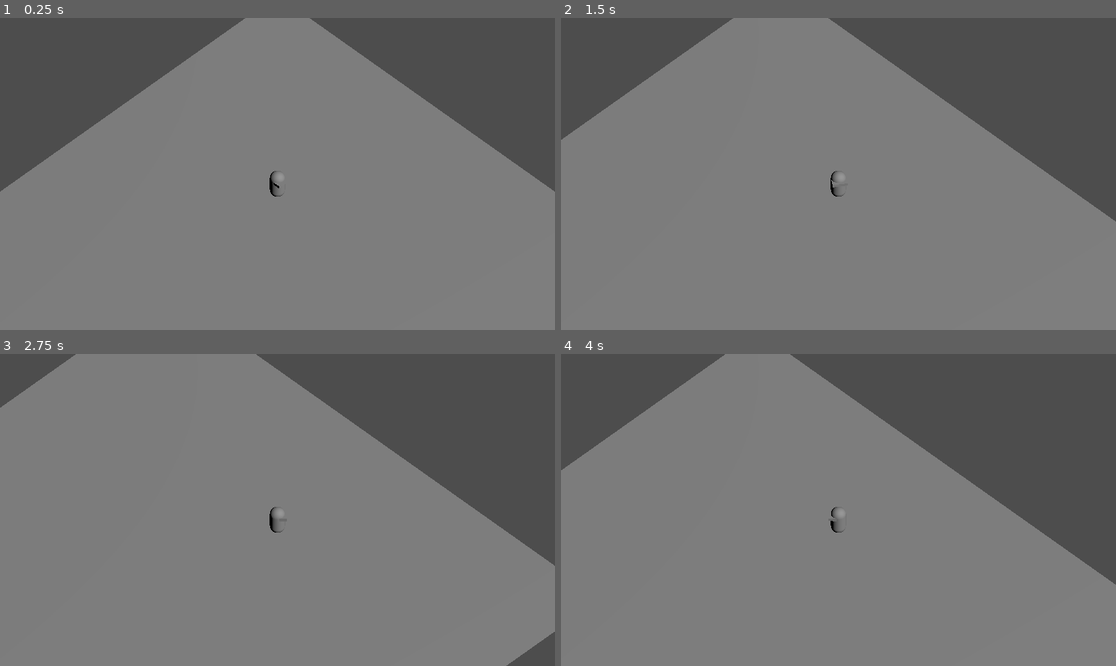
Above: before the commit, frames 1-4 (two rows, left to right).
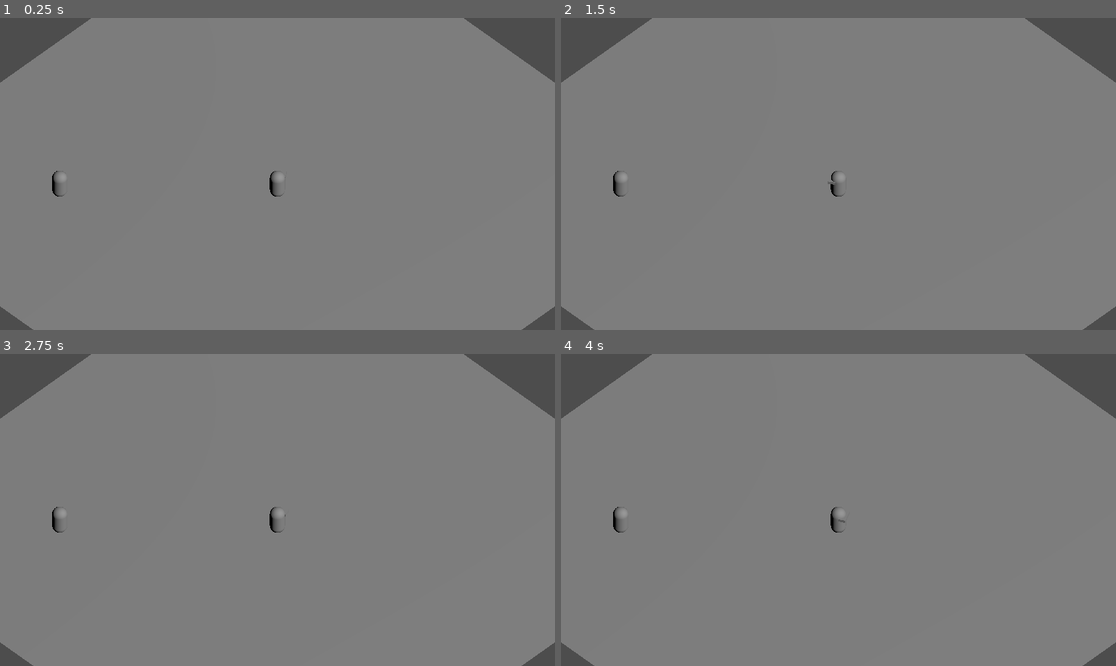
Above: after the commit, the same moments.

Repository: stvnchng/LD58
Game: Godot game, scene res://Game.tscn
Same seed, same stepped clock (60 frames per second), same inputs: the game is played once before the commit and once after it.
Inputs (mouse positions are in pixels of both pictures, inside the frame that each line leads up to):
- Up to frame 1 (0.25 s): no input
- Up to frame 2 (1.5 s): tap Enter at 0.5 s; move the mouse to (960, 158) at 0.52 s; hold Right (ui_right) 0.53-1.28 s; move the mouse to (727, 189) at 1.27 s; hold Down (ui_down) from 1.28 s (still down)
- Up to frame 3 (2.75 s): move the mouse to (333, 441) at 2.02 s; release Down (ui_down) at 2.03 s; hold Right (ui_right) from 2.03 s (still down)
- Up to frame 4 (4 s): move the mouse to (810, 572) at 2.77 s; release Right (ui_right) at 2.78 s; hold Up (ui_up) 2.78-3.53 s; move the mouse to (1005, 556) at 3.52 s; hold Left (ui_left) from 3.53 s (still down)

The runs differ from the first frame. In frame 1, 22% of the frame differs, in the area x 0-100%, y 0-100%; in frame 2, 20%; in frame 3, 18%; in frame 4, 24%.

Commit message:
fixed ground and added a broken enemy

Diff:
--- a/Game.tscn
+++ b/Game.tscn
@@ -1,50 +1,36 @@
-[gd_scene load_steps=7 format=3 uid="uid://cklphenhukdfx"]
+[gd_scene load_steps=6 format=3 uid="uid://cklphenhukdfx"]
 
-[ext_resource type="Script" uid="uid://cevkiaea4t2gp" path="res://PlayerController.gd" id="1_wbfu4"]
+[ext_resource type="PackedScene" uid="uid://ckudr8chj1kgo" path="res://player.tscn" id="1_wbfu4"]
+[ext_resource type="PackedScene" uid="uid://c8f2x3y4z5a6b" path="res://enemies/enemy.tscn" id="2_enemy"]
 
-[sub_resource type="CapsuleShape3D" id="CapsuleShape3D_6ubv3"]
+[sub_resource type="PlaneMesh" id="PlaneMesh_wbfu4"]
 
-[sub_resource type="CapsuleMesh" id="CapsuleMesh_wbfu4"]
+[sub_resource type="WorldBoundaryShape3D" id="WorldBoundaryShape3D_xkndl"]
 
-[sub_resource type="BoxMesh" id="BoxMesh_wbfu4"]
-
-[sub_resource type="PlaneMesh" id="PlaneMesh_xkndl"]
-
-[sub_resource type="BoxShape3D" id="BoxShape3D_wbfu4"]
+[sub_resource type="NavigationMesh" id="NavigationMesh_main"]
+vertices = PackedVector3Array(-20, 0, -20, 20, 0, -20, 20, 0, 20, -20, 0, 20)
+polygons = [PackedInt32Array(3, 2, 0), PackedInt32Array(0, 2, 1)]
 
 [node name="Main" type="Node3D"]
 
-[node name="CharacterBody3D" type="CharacterBody3D" parent="."]
-transform = Transform3D(1, 0, 0, 0, 1, 0, 0, 0, 1, 0, 3, 0)
-up_direction = Vector3(0, 0.9999998, 0.0006666666)
-script = ExtResource("1_wbfu4")
+[node name="NavigationRegion3D" type="NavigationRegion3D" parent="."]
+navigation_mesh = SubResource("NavigationMesh_main")
 
-[node name="CollisionShape3D" type="CollisionShape3D" parent="CharacterBody3D"]
-shape = SubResource("CapsuleShape3D_6ubv3")
+[node name="CharacterBody3D" parent="." instance=ExtResource("1_wbfu4")]
+transform = Transform3D(1, 0, 0, 0, 1, 0, 0, 0, 1, 0, 1, 0)
 
-[node name="MeshInstance3D" type="MeshInstance3D" parent="CharacterBody3D"]
-mesh = SubResource("CapsuleMesh_wbfu4")
+[node name="Enemy" parent="." instance=ExtResource("2_enemy")]
+transform = Transform3D(1, 0, 0, 0, 1, 0, 0, 0, 1, -10, 1, -10)
 
-[node name="MeshInstance3D2" type="MeshInstance3D" parent="CharacterBody3D"]
-transform = Transform3D(1, 0, 0, 0, 0.2, 0, 0, 0, 0.5, 0, 0.4619131, 0.37946033)
-mesh = SubResource("BoxMesh_wbfu4")
-
-[node name="CameraRig" type="Node3D" parent="CharacterBody3D"]
-
-[node name="Camera3D" type="Camera3D" parent="CharacterBody3D/CameraRig"]
-transform = Transform3D(0.70710677, 0.49999997, -0.49999997, 0, 0.70710677, 0.70710677, 0.70710677, -0.49999997, 0.49999997, -22, 32, 22)
-projection = 1
-size = 20.259
+[node name="DirectionalLight3D" type="DirectionalLight3D" parent="."]
+transform = Transform3D(1, 0, 0, 0, 0.70710677, 0.70710677, 0, -0.70710677, 0.70710677, 0, 0, 0)
 
 [node name="Ground" type="MeshInstance3D" parent="."]
 transform = Transform3D(20, 0, 0, 0, 20, 0, 0, 0, 20, 0, 0, 0)
-mesh = SubResource("PlaneMesh_xkndl")
+mesh = SubResource("PlaneMesh_wbfu4")
 
 [node name="StaticBody3D" type="StaticBody3D" parent="Ground"]
+transform = Transform3D(0.1, 0, 0, 0, 0.1, 0, 0, 0, 0.1, 0, 0, 0)
 
 [node name="CollisionShape3D" type="CollisionShape3D" parent="Ground/StaticBody3D"]
-transform = Transform3D(10, 0, 0, 0, 1, 0, 0, 0, 10, 0, 0, 0)
-shape = SubResource("BoxShape3D_wbfu4")
-
-[node name="DirectionalLight3D" type="DirectionalLight3D" parent="."]
-transform = Transform3D(1, 0, 0, 0, 0.70710677, 0.70710677, 0, -0.70710677, 0.70710677, 0, 0, 0)
+shape = SubResource("WorldBoundaryShape3D_xkndl")
--- a/PlayerController.gd
+++ b/PlayerController.gd
@@ -4,18 +4,19 @@
 @export var rotation_speed: float = 10.0
 
 @onready var camera_rig = $CameraRig
+@onready var camera = $CameraRig/Camera3D
 
 
 func _physics_process(delta):
 	var input = Vector3.ZERO
 
-	if Input.is_action_pressed("ui_up"):
+	if Input.is_action_pressed("move_up"):
 		input.z -= 1
-	if Input.is_action_pressed("ui_down"):
+	if Input.is_action_pressed("move_down"):
 		input.z += 1
-	if Input.is_action_pressed("ui_left"):
+	if Input.is_action_pressed("move_left"):
 		input.x -= 1
-	if Input.is_action_pressed("ui_right"):
+	if Input.is_action_pressed("move_right"):
 		input.x += 1
 
 	input = input.normalized()
@@ -31,11 +32,26 @@
 	velocity.z = input.z * speed
 	velocity.y = 0
 
-	if input.length() > 0:
-		var target_rotation = atan2(input.x, input.z)
-		rotation.y = lerp_angle(rotation.y, target_rotation, rotation_speed * delta)
+	# Raycast from mouse to ground plane to get target position
+	var mouse_pos = get_viewport().get_mouse_position()
+	var from = camera.project_ray_origin(mouse_pos)
+	var to = from + camera.project_ray_normal(mouse_pos) * 1000
 
-		if camera_rig:
-			camera_rig.global_rotation.y = 0
+	# Create a plane at the player's Y position
+	var plane = Plane(Vector3.UP, global_position.y)
+	var intersection = plane.intersects_ray(from, to - from)
+
+	if intersection:
+		# Calculate direction to mouse position
+		var direction = intersection - global_position
+		direction.y = 0  # Keep rotation on horizontal plane
+
+		if direction.length() > 0.1:  # Add deadzone to prevent jittering
+			var target_rotation = atan2(direction.x, direction.z)
+			rotation.y = lerp_angle(rotation.y, target_rotation, rotation_speed * delta)
+
+	# Keep camera rig at zero rotation
+	if camera_rig:
+		camera_rig.global_rotation.y = 0
 
 	move_and_slide()
--- /dev/null
+++ b/enemies/enemy.gd
@@ -0,0 +1,51 @@
+extends CharacterBody3D
+
+@export var speed: float = 3.0
+@export var acceleration: float = 10.0
+
+var player: CharacterBody3D = null
+
+@onready var navigation_agent: NavigationAgent3D = $NavigationAgent3D
+
+
+func _ready():
+	call_deferred("actor_setup")
+
+
+func actor_setup():
+	await get_tree().physics_frame
+
+	player = get_tree().get_first_node_in_group("player")
+
+	if player:
+		set_movement_target(player.global_position)
+
+
+func set_movement_target(movement_target: Vector3):
+	navigation_agent.target_position = movement_target
+
+
+func _physics_process(delta):
+	if not player:
+		return
+
+	set_movement_target(player.global_position)
+
+	if navigation_agent.is_navigation_finished():
+		return
+
+	var current_agent_position: Vector3 = global_position
+	var next_path_position: Vector3 = navigation_agent.get_next_path_position()
+
+	var direction = (next_path_position - current_agent_position).normalized()
+
+	var target_velocity = direction * speed
+	velocity.x = lerp(velocity.x, target_velocity.x, acceleration * delta)
+	velocity.z = lerp(velocity.z, target_velocity.z, acceleration * delta)
+	velocity.y = 0
+
+	if direction.length() > 0.1:
+		var target_rotation = atan2(direction.x, direction.z)
+		rotation.y = lerp_angle(rotation.y, target_rotation, 10.0 * delta)
+
+	move_and_slide()
--- /dev/null
+++ b/enemies/enemy.tscn
@@ -0,0 +1,26 @@
+[gd_scene load_steps=4 format=3 uid="uid://c8f2x3y4z5a6b"]
+
+[ext_resource type="Script" path="res://enemies/enemy.gd" id="1_enemy"]
+
+[sub_resource type="CapsuleShape3D" id="CapsuleShape3D_enemy"]
+radius = 0.5
+height = 2.0
+
+[sub_resource type="CapsuleMesh" id="CapsuleMesh_enemy"]
+radius = 0.5
+height = 2.0
+
+[node name="Enemy" type="CharacterBody3D"]
+script = ExtResource("1_enemy")
+
+[node name="CollisionShape3D" type="CollisionShape3D" parent="."]
+shape = SubResource("CapsuleShape3D_enemy")
+
+[node name="MeshInstance3D" type="MeshInstance3D" parent="."]
+mesh = SubResource("CapsuleMesh_enemy")
+
+[node name="NavigationAgent3D" type="NavigationAgent3D" parent="."]
+path_desired_distance = 0.5
+target_desired_distance = 2.0
+avoidance_enabled = true
+radius = 0.5
--- /dev/null
+++ b/player.tscn
@@ -0,0 +1,30 @@
+[gd_scene load_steps=5 format=3 uid="uid://ckudr8chj1kgo"]
+
+[ext_resource type="Script" uid="uid://cevkiaea4t2gp" path="res://PlayerController.gd" id="1_4flbx"]
+
+[sub_resource type="CapsuleShape3D" id="CapsuleShape3D_6ubv3"]
+
+[sub_resource type="CapsuleMesh" id="CapsuleMesh_wbfu4"]
+
+[sub_resource type="BoxMesh" id="BoxMesh_wbfu4"]
+
+[node name="CharacterBody3D" type="CharacterBody3D" groups=["player"]]
+up_direction = Vector3(0, 0.9999998, 0.0006666666)
+script = ExtResource("1_4flbx")
+
+[node name="CollisionShape3D" type="CollisionShape3D" parent="."]
+shape = SubResource("CapsuleShape3D_6ubv3")
+
+[node name="MeshInstance3D" type="MeshInstance3D" parent="."]
+mesh = SubResource("CapsuleMesh_wbfu4")
+
+[node name="MeshInstance3D2" type="MeshInstance3D" parent="."]
+transform = Transform3D(1, 0, 0, 0, 0.2, 0, 0, 0, 0.5, 0, 0.4619131, 0.37946033)
+mesh = SubResource("BoxMesh_wbfu4")
+
+[node name="CameraRig" type="Node3D" parent="."]
+
+[node name="Camera3D" type="Camera3D" parent="CameraRig"]
+transform = Transform3D(0.70710677, 0.49999997, -0.49999997, 0, 0.70710677, 0.70710677, 0.70710677, -0.49999997, 0.49999997, -22, 32, 22)
+projection = 1
+size = 20.259
--- a/project.godot
+++ b/project.godot
@@ -20,6 +20,29 @@
 window/size/viewport_width=1920
 window/size/viewport_height=1080
 
+[input]
+
+move_up={
+"deadzone": 0.2,
+"events": [Object(InputEventKey,"resource_local_to_scene":false,"resource_name":"","device":-1,"window_id":0,"alt_pressed":false,"shift_pressed":false,"ctrl_pressed":false,"meta_pressed":false,"pressed":false,"keycode":0,"physical_keycode":87,"key_label":0,"unicode":119,"location":0,"echo":false,"script":null)
+]
+}
+move_down={
+"deadzone": 0.2,
+"events": [Object(InputEventKey,"resource_local_to_scene":false,"resource_name":"","device":-1,"window_id":0,"alt_pressed":false,"shift_pressed":false,"ctrl_pressed":false,"meta_pressed":false,"pressed":false,"keycode":0,"physical_keycode":83,"key_label":0,"unicode":115,"location":0,"echo":false,"script":null)
+]
+}
+move_left={
+"deadzone": 0.2,
+"events": [Object(InputEventKey,"resource_local_to_scene":false,"resource_name":"","device":-1,"window_id":0,"alt_pressed":false,"shift_pressed":false,"ctrl_pressed":false,"meta_pressed":false,"pressed":false,"keycode":0,"physical_keycode":65,"key_label":0,"unicode":97,"location":0,"echo":false,"script":null)
+]
+}
+move_right={
+"deadzone": 0.2,
+"events": [Object(InputEventKey,"resource_local_to_scene":false,"resource_name":"","device":-1,"window_id":0,"alt_pressed":false,"shift_pressed":false,"ctrl_pressed":false,"meta_pressed":false,"pressed":false,"keycode":0,"physical_keycode":68,"key_label":0,"unicode":100,"location":0,"echo":false,"script":null)
+]
+}
+
 [rendering]
 
 renderer/rendering_method="gl_compatibility"
Not shown, added: enemies/enemy.gd.uid
